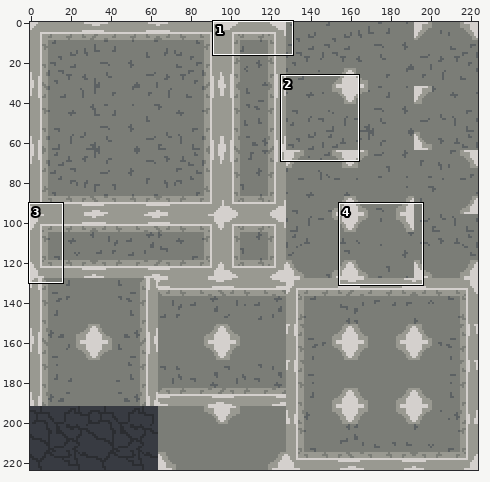
Two versions of one pixel-art file, assets/dump_tile.aseprite. Above, an overview of the earlier version with the close-up marked.
Close-up. As it was:
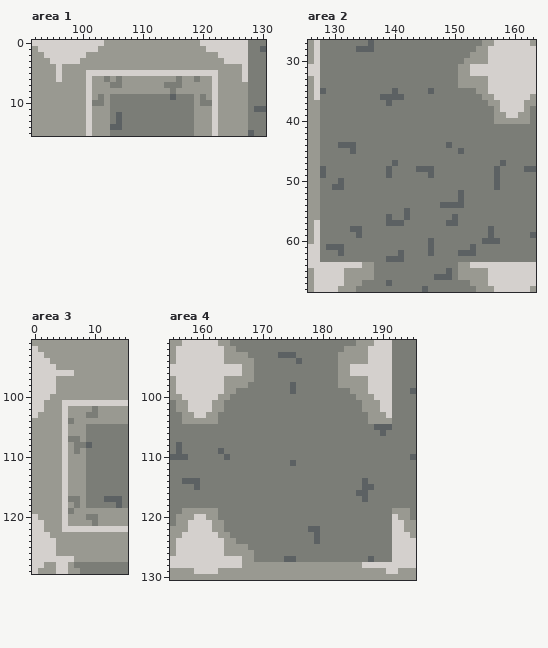
224x224 pixels, 1 frame. Shown: area 1: x 92..130, y 0..15; area 2: x 126..163, y 27..68; area 3: x 0..15, y 91..129; area 4: x 155..195, y 91..130. The commit also changed other parts of the picture, which this record leaves out.
Once edited:
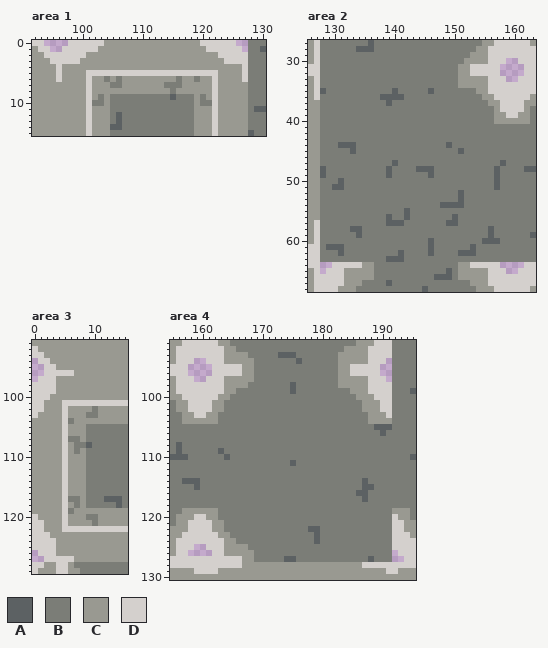
Palette (. is transparent): A #5c6163  B #7b7d77  C #999991  D #d4d0cd
Difference:
Area 1, layer "Base":
The author cleared colour D in row 0 at x 94 to 97 and 126 to 127; in row 1 at x 95 to 96 and 127.
Area 2, layer "Base":
The author cleared colour D in row 30 at x 159 to 160; in rows 31 to 32 at x 158 to 161; in row 33 at x 159 to 160; in row 64 at x 128 to 129 and 158 to 161; in row 65 at x 128 and 159 to 160.
Area 3, layer "Base":
The author cleared colour D in row 94 at x 0; in rows 95 to 96 at x 0 to 1; in row 97 at x 0; in row 126 at x 0; in row 127 at x 0 to 1.
Area 4, layer "Base":
The author cleared colour D in row 94 at x 159 to 160 and 191; in rows 95 to 96 at x 158 to 161 and 190 to 191; in row 97 at x 159 to 160 and 191; in row 125 at x 159 to 160; in row 126 at x 158 to 161 and 192; in row 127 at x 192 to 193.
